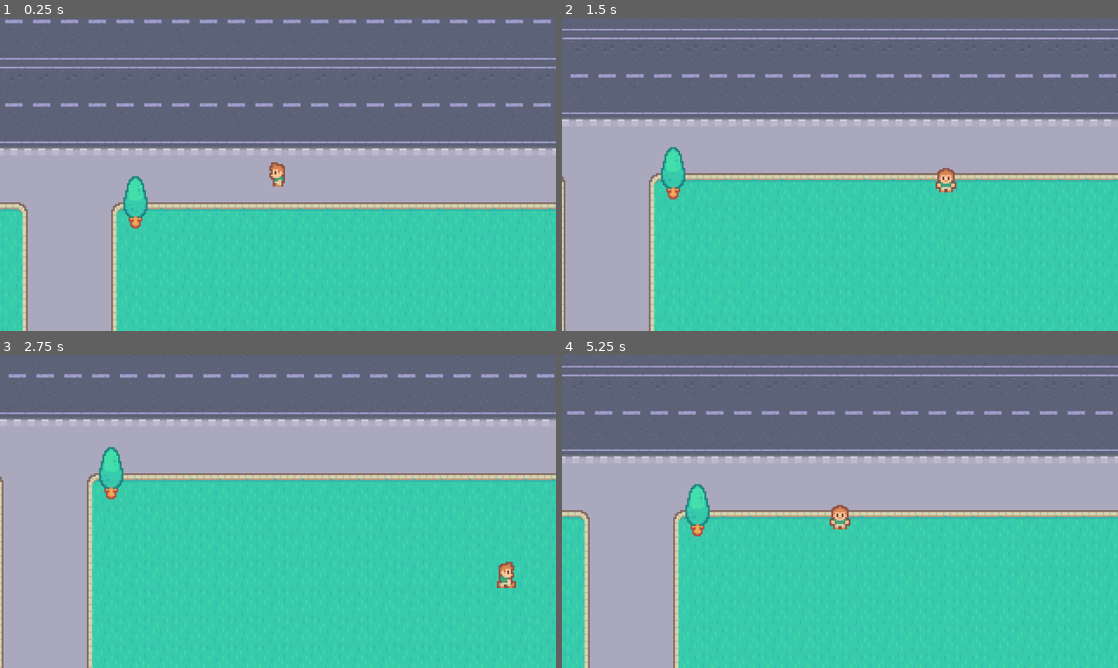
Above: before the commit, frames 1-4 (two rows, left to right).
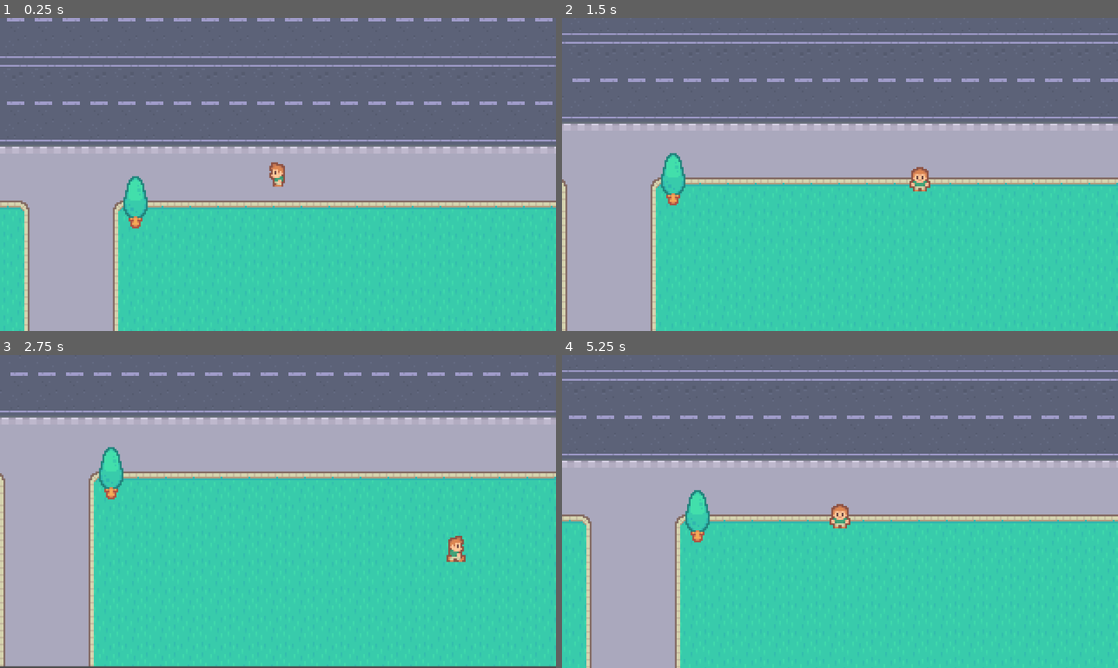
Above: after the commit, the same moments.

Repository: badmuffin/frogger-road-cross
Game: Godot game, scene res://scenes/game.tscn
Two runs of this game, one before a commit and one after it. Both use one fixed random seed, a clock stepped at 60 frames per second and the inputs below.
Inputs:
- Up to frame 1 (0.25 s): no input
- Up to frame 2 (1.5 s): tap Enter at 0.5 s; hold Right (ui_right) 0.53-1.28 s; hold Down (ui_down) from 1.28 s (still down)
- Up to frame 3 (2.75 s): release Down (ui_down) at 2.03 s; hold Right (ui_right) from 2.03 s (still down)
- Up to frame 4 (5.25 s): release Right (ui_right) at 2.78 s; hold Up (ui_up) 2.78-3.53 s; hold Left (ui_left) 3.53-5.03 s; hold Down (ui_down) from 5.03 s (still down)

The runs differ from the first frame. In frame 1, 8.5% of the frame differs, in the area x 0-100%, y 0-100%; in frame 2, 11%, in the area x 0-100%, y 3-100%; in frame 3, 6.7%; in frame 4, 10%.

Commit message:
feat: added car scene

Diff:
--- /dev/null
+++ b/scenes/car.gd
@@ -0,0 +1,10 @@
+extends Area2D
+
+var direction = Vector2.LEFT
+var speed = 100
+
+func _process(delta: float) -> void:
+	position += direction * speed * delta
+
+func _on_visible_on_screen_enabler_2d_screen_exited() -> void:
+	queue_free()
--- /dev/null
+++ b/scenes/car.tscn
@@ -0,0 +1,21 @@
+[gd_scene load_steps=4 format=3 uid="uid://c3mdcioslrm4p"]
+
+[ext_resource type="Texture2D" uid="uid://ocjfhrelwysu" path="res://graphics/cars/red.png" id="1_c35m8"]
+[ext_resource type="Script" uid="uid://b6ryqkvablr87" path="res://scenes/car.gd" id="1_qt2eu"]
+
+[sub_resource type="RectangleShape2D" id="RectangleShape2D_qt2eu"]
+size = Vector2(20, 9)
+
+[node name="Car" type="Area2D"]
+script = ExtResource("1_qt2eu")
+
+[node name="Sprite2D" type="Sprite2D" parent="."]
+texture = ExtResource("1_c35m8")
+
+[node name="CollisionShape2D" type="CollisionShape2D" parent="."]
+position = Vector2(0, 1.5)
+shape = SubResource("RectangleShape2D_qt2eu")
+
+[node name="VisibleOnScreenEnabler2D" type="VisibleOnScreenEnabler2D" parent="."]
+
+[connection signal="screen_exited" from="VisibleOnScreenEnabler2D" to="." method="_on_visible_on_screen_enabler_2d_screen_exited"]
--- a/scenes/game.tscn
+++ b/scenes/game.tscn
@@ -1,48 +1,43 @@
-[gd_scene load_steps=6 format=3 uid="uid://r8e5vdmp0k17"]
+[gd_scene load_steps=7 format=3 uid="uid://r8e5vdmp0k17"]
 
+[ext_resource type="Script" uid="uid://bit6j1i1d5r1a" path="res://scripts/game.gd" id="1_lbhrr"]
 [ext_resource type="Texture2D" uid="uid://doghmovcgeltw" path="res://graphics/map.png" id="1_uwrxv"]
 [ext_resource type="PackedScene" uid="uid://dghd7rii024ea" path="res://scenes/player.tscn" id="2_yqjtg"]
 [ext_resource type="PackedScene" uid="uid://bx2rg78cu21y2" path="res://scenes/tree.tscn" id="3_lnu2h"]
 
 [sub_resource type="RectangleShape2D" id="RectangleShape2D_lnu2h"]
-size = Vector2(11, 654)
+size = Vector2(9.75, 654)
 
 [sub_resource type="RectangleShape2D" id="RectangleShape2D_lbhrr"]
-size = Vector2(404, 7)
+size = Vector2(404, 4)
 
 [node name="Game" type="Node2D"]
+script = ExtResource("1_lbhrr")
 
 [node name="World" type="Sprite2D" parent="."]
 texture_filter = 1
-position = Vector2(192, 320)
+position = Vector2(193, 319)
 texture = ExtResource("1_uwrxv")
-
-[node name="Player" parent="." instance=ExtResource("2_yqjtg")]
-position = Vector2(208, 512)
-scale = Vector2(1, 1)
-
-[node name="Tree" parent="." instance=ExtResource("3_lnu2h")]
-position = Vector2(126, 528)
 
 [node name="Boundary" type="Node2D" parent="."]
 
 [node name="LeftBorder" type="StaticBody2D" parent="Boundary"]
 
 [node name="CollisionShape2D" type="CollisionShape2D" parent="Boundary/LeftBorder"]
-position = Vector2(-4.5, 321)
+position = Vector2(-5.25, 322)
 shape = SubResource("RectangleShape2D_lnu2h")
 
 [node name="RightBorder" type="StaticBody2D" parent="Boundary"]
 position = Vector2(393, 0)
 
 [node name="CollisionShape2D" type="CollisionShape2D" parent="Boundary/RightBorder"]
-position = Vector2(-4.5, 321)
+position = Vector2(-4.125, 321)
 shape = SubResource("RectangleShape2D_lnu2h")
 
 [node name="TopBorder" type="StaticBody2D" parent="Boundary"]
 
 [node name="CollisionShape2D" type="CollisionShape2D" parent="Boundary/TopBorder"]
-position = Vector2(192, -2.5)
+position = Vector2(192, -2)
 shape = SubResource("RectangleShape2D_lbhrr")
 
 [node name="DownBorder" type="StaticBody2D" parent="Boundary"]
@@ -50,3 +45,27 @@
 [node name="CollisionShape2D" type="CollisionShape2D" parent="Boundary/DownBorder"]
 position = Vector2(192, 643)
 shape = SubResource("RectangleShape2D_lbhrr")
+
+[node name="FinishArea" type="Area2D" parent="Boundary"]
+
+[node name="CollisionPolygon2D" type="CollisionPolygon2D" parent="Boundary/FinishArea"]
+position = Vector2(32.418755, 0)
+scale = Vector2(0.9348891, 1)
+polygon = PackedVector2Array(-32.53729, 1, 374.9977, 2, 374.9977, 120, -32.53729, 122)
+
+[node name="Timer" type="Node" parent="."]
+
+[node name="CarTimer" type="Timer" parent="Timer"]
+autostart = true
+
+[node name="Object" type="Node" parent="."]
+
+[node name="Player" parent="Object" instance=ExtResource("2_yqjtg")]
+position = Vector2(208, 512)
+scale = Vector2(1, 1)
+
+[node name="Tree" parent="Object" instance=ExtResource("3_lnu2h")]
+position = Vector2(126, 528)
+
+[connection signal="body_entered" from="Boundary/FinishArea" to="." method="_on_finish_area_body_entered"]
+[connection signal="timeout" from="Timer/CarTimer" to="." method="_on_car_timer_timeout"]
--- a/scenes/player.tscn
+++ b/scenes/player.tscn
@@ -4,7 +4,7 @@
 [ext_resource type="Texture2D" uid="uid://c4q6c7mxqh78h" path="res://graphics/player/player_tileset.png" id="2_g2els"]
 
 [sub_resource type="RectangleShape2D" id="RectangleShape2D_g2els"]
-size = Vector2(10, 12.333334)
+size = Vector2(10, 8.333334)
 
 [sub_resource type="AtlasTexture" id="AtlasTexture_g2els"]
 atlas = ExtResource("2_g2els")
@@ -110,7 +110,7 @@
 position_smoothing_speed = 20.0
 
 [node name="CollisionShape2D" type="CollisionShape2D" parent="."]
-position = Vector2(0, 0.16666667)
+position = Vector2(0, 0.5000001)
 shape = SubResource("RectangleShape2D_g2els")
 
 [node name="AnimatedSprite2D" type="AnimatedSprite2D" parent="."]
--- /dev/null
+++ b/scripts/game.gd
@@ -0,0 +1,12 @@
+extends Node2D
+
+var car_scene: PackedScene = preload("res://scenes/car.tscn")
+
+func _on_finish_area_body_entered(body: Node2D) -> void:
+	print(body)
+	print('has entered')
+
+func _on_car_timer_timeout() -> void:
+	var car = car_scene.instantiate()
+	car.position = Vector2(300, 250)
+	$Object.add_child(car)
--- a/scripts/player.gd
+++ b/scripts/player.gd
@@ -1,7 +1,7 @@
 extends CharacterBody2D
 
 var direction: Vector2 = Vector2(1, 0)
-var speed: int = 100
+var speed: int = 80
 
 func _physics_process(delta: float) -> void:
 	direction = Input.get_vector("ui_left", "ui_right", "ui_up", "ui_down")
Not shown, added: scenes/car.gd.uid
Not shown, added: scripts/game.gd.uid
